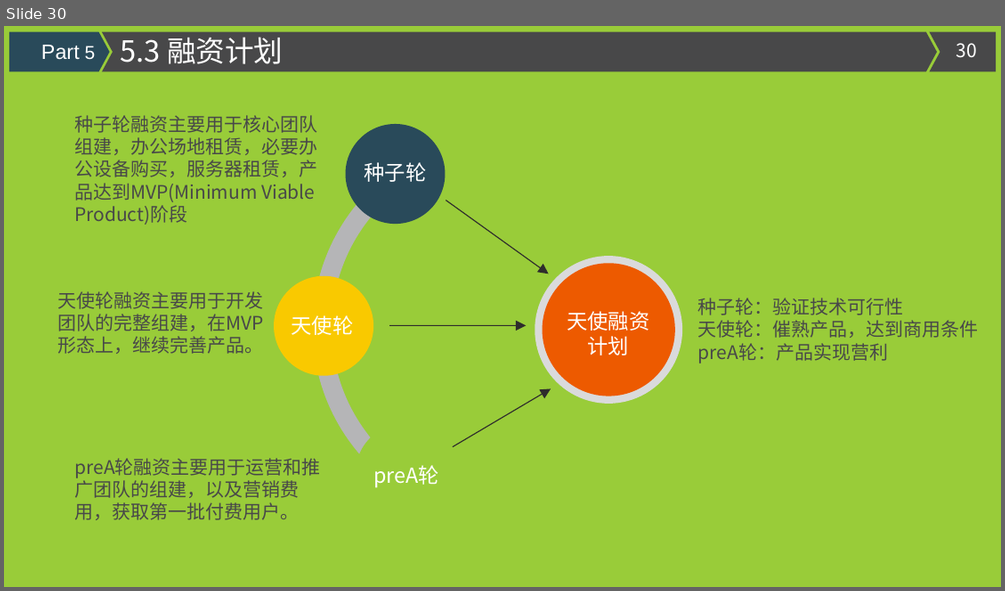
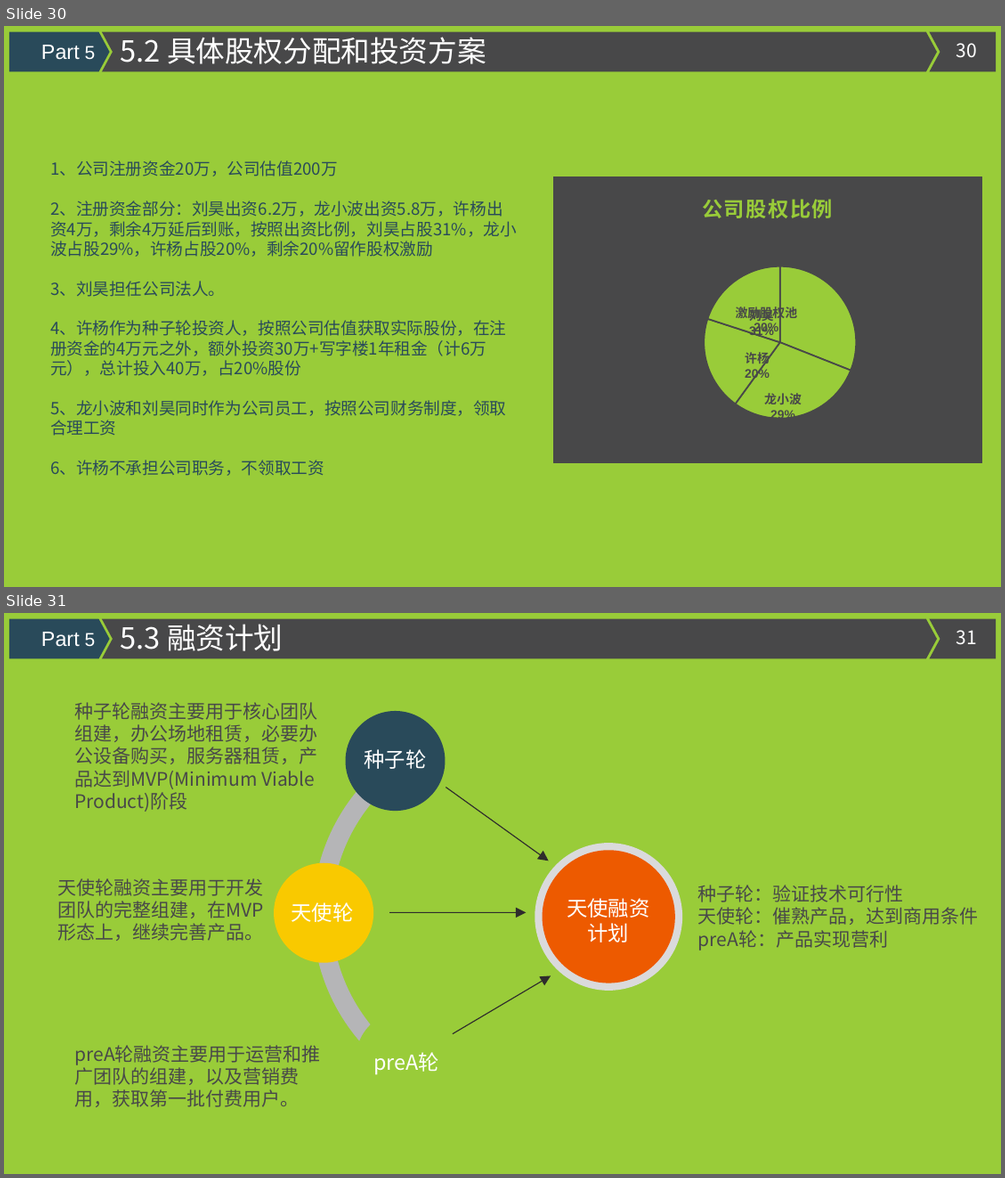
Before and after one commit to AllInScratch/scratch, a slide deck: 商业计划书.pptx. Shown one above the other, each under a label of ours: slide 30 before the commit, slides 30 and 31 after it. The pictures are 1005x591 and 1005x1178 pixels, drawn with LibreOffice and Linux fonts; fonts in the diff are those of the drawing; background and template pictures are left out. Boxes give left, top, right and bottom in pixels: in the first picture for what was removed or moved away, otherwise in the second. Text is boxed around its words. In the diff, an @@ line names an element or a change of style, - is before the commit and + after.

```diff
--- a/商业计划书.pptx
+++ b/商业计划书.pptx
@@ slide 30 added at bbox=[4, 26, 1001, 587], background picture (left out); not listed: 4 template elements that a slide beside it also shows @@
@@ text added at bbox=[41, 45, 96, 59], 20 pt, text #FFFFFF @@
+Part 5
@@ text added at bbox=[120, 37, 486, 64], 28 pt, text #FFFFFF @@
+5.2 具体股权分配和投资方案
@@ text added at bbox=[50, 160, 517, 475], 16 pt, text #294A5A @@
+1、公司注册资金20万，公司估值200万
+2、注册资金部分：刘昊出资6.2万，龙小波出资5.8万，许杨出资4万，剩余4万延后到账，按照出资比例，刘昊占股31%，龙小波占股29%，许杨占股20%，剩余20%留作股权激励
+3、刘昊担任公司法人。
+4、许杨作为种子轮投资人，按照公司估值获取实际股份，在注册资金的4万元之外，额外投资30万+写字楼1年租金（计6万元），总计投入40万，占20%股份
+5、龙小波和刘昊同时作为公司员工，按照公司财务制度，领取合理工资
+6、许杨不承担公司职务，不领取工资
@@ pie chart added at bbox=[553, 177, 982, 463] @@
+title "公司股权比例 "
+categories: 刘昊, 龙小波, 许杨, 激励股权池
+Series 1: 31, 29, 20, 20
@@ what was slide 30 is now slide 31 @@
@@ page number at bbox=[956, 630, 977, 645]: text changed @@
-30
+31
```
Also in this commit, not shown: 2 slides changed.
